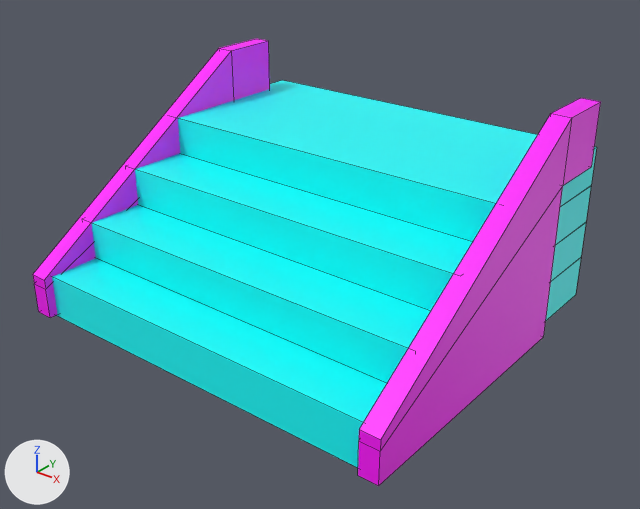
An edit to the FBX model CharacterSelect/Assets/3D Models/Stears.fbx, drawn before and after from the same camera.
Camera for both pictures: a camera (50 mm lens) standing at (-4.71, 3.69, 1.98) and looking at (-7.19, 6.79, 0.05). Every picture has the same lights, and +X, +Y and +Z are marked at lower left. Mesh edges are drawn as thin lines. Where no turn or scale is listed for an object, it has been applied to the vertices.

Names of what the first picture shows: 'polySurface187_Ext_1', 'polySurface187_Ext_2', 'polySurface187_Ext_3', 'polySurface245', 'polySurface246', 'windows2:polySurface187_Ext_1'.
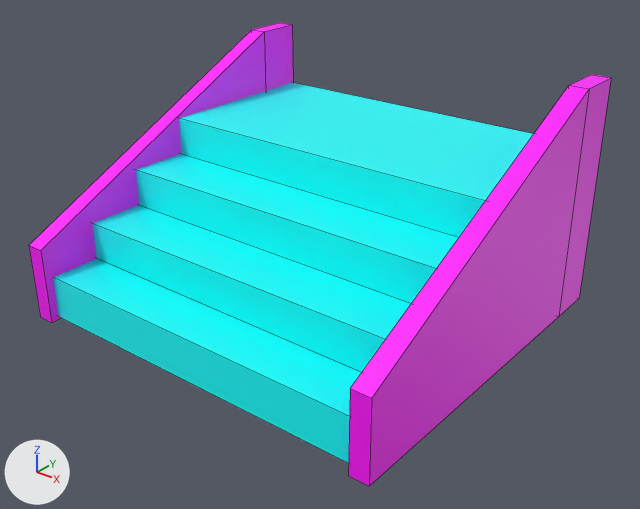
Where the newer file only moved an object's origin or applied its transform, the numbers keep the older frame.

The change, as a diff of the scene's bpy script:
```diff
--- a/CharacterSelect/Assets/3D Models/Stears.fbx.py
+++ b/CharacterSelect/Assets/3D Models/Stears.fbx.py
@@ me_mesh_004 @@
 # used by ob_polysurface246; location = (0.0, 0.0, 0.0)
-me_mesh_004.from_pydata(...)  # 16 vertices, 14 faces; spans x -8.35..-8.25, y 5.91..7.63, z -0.29..0.82
+me_mesh_004.from_pydata(...)  # 12 vertices, 10 faces; spans x -0.05..0.05, y -0.84..1.09, z -0.66..0.55
+# me_mesh_004 part 1: the whole mesh is rebuilt
+# me_mesh_004 part 2
+# 6 vertices are added at (-0.05, -0.84, -0.25), (-0.05, -0.84, -0.66), (-0.05, 0.84, -0.66), (-0.05, 0.84, 0.55), (-0.05, 1.09, -0.66), (-0.05, 1.09, 0.55)
+# 6 new vertices lie (0.1, 0.0, 0.0) away from vertices in x -0.05, y -0.84..1.09, z -0.66..0.55
+# 10 new faces join them
 me_mesh_004.materials.append(mat_raling1)
@@ me_mesh_005_1 @@
+me_mesh_005_1.from_pydata([(-0.05, -0.84, -0.25), (-0.05, -0.84, -0.66), (-0.05, 0.84, -0.66), (-0.05, 0.84, 0.55), (0.05, 0.84, 0.55), (0.05, -0.84, -0.25), (0.05, -0.84, -0.66), (0.05, 0.84, -0.66), (-0.05, 1.09, -0.66), (-0.05, 1.09, 0.55), (0.05, 1.09, 0.55), (0.05, 1.09, -0.66)], [], [(4, 5, 6, 7), (0, 3, 2, 1), (3, 0, 5, 4), (5, 0, 1, 6), (1, 2, 7, 6), (8, 9, 10, 11), (2, 3, 9, 8), (3, 4, 10, 9), (4, 7, 11, 10), (7, 2, 8, 11)])
+me_mesh_005_1.materials.append(mat_raling1)  # pink #ff00ff
@@ ob_polysurface246 @@
 ob_polysurface246 = bpy.data.objects.new('polySurface246', me_mesh_004)
-ob_polysurface246.location = (0.0, 0.0, 0.0)
+ob_polysurface246.location = (-8.294, 6.745, 0.34)
@@ ob_polysurface245 @@
-ob_polysurface245 = bpy.data.objects.new('polySurface245', me_mesh_005)
-ob_polysurface245.location = (0.0, 0.0, 0.0)
@@ ob_polysurface285 @@
+ob_polysurface285 = bpy.data.objects.new('polySurface285', me_mesh_005_1)
+ob_polysurface285.location = (-6.294, 6.745, 0.34)
```

Location of each change, (x1, y1, x2, y2) in pixels of the pictures (640 x 509 px):
'polySurface285', added (pink): after (348, 74, 611, 486)
'polySurface245', deleted (pink): before (358, 98, 601, 486)
'polySurface246', reshaped, moved (11% wider, 7% taller): before (33, 39, 270, 318); after (29, 23, 293, 323)
part 1 of me_mesh_004, deleted: before (33, 39, 270, 318)
part 2 of me_mesh_004, added: after (29, 23, 293, 323)
